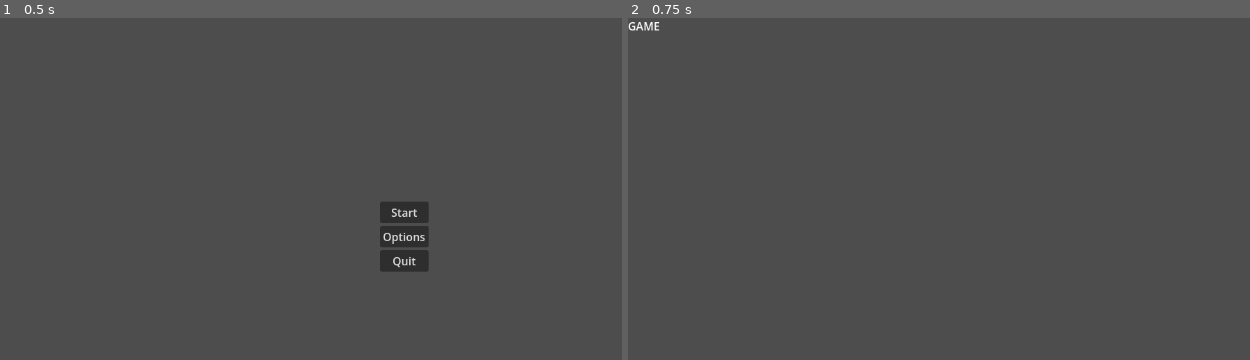
Above: before the commit, frames 1-2 (left to right).
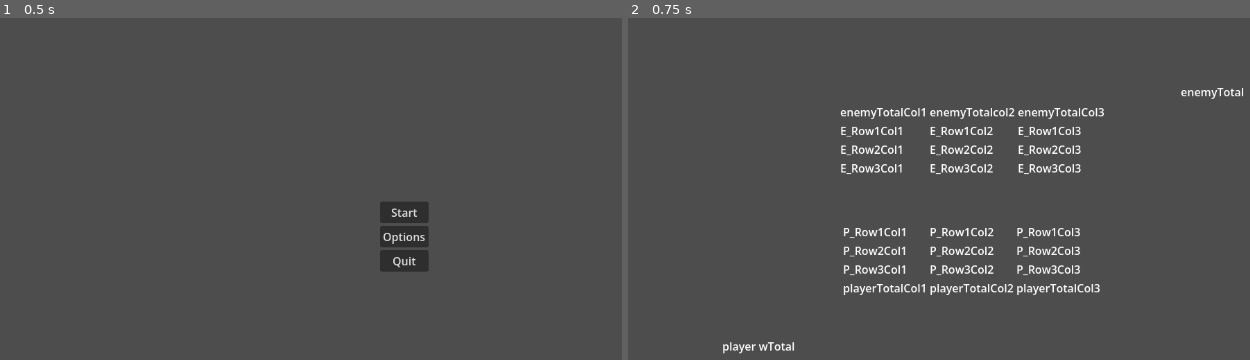
Above: after the commit, the same moments.

Repository: Freyjar/cotl-minigame
Game: Godot game, scene res://Scenes/MainMenu.tscn
The game is run twice, just before and just after one commit, with the same random seed, the same clock (stepped at 60 frames per second) and the same inputs.
Inputs:
- Up to frame 1 (0.5 s): no input
- Up to frame 2 (0.75 s): click "Start" at 0.5 s

Frame 1 is identical in both runs. In frame 2, 4.0% of the frame differs, in the area x 0-99%, y 1-99%.

Commit message:
Adding UI part2 late add

Diff:
--- a/Scenes/Game.tscn
+++ b/Scenes/Game.tscn
@@ -2,7 +2,137 @@
 
 [node name="Game" type="Node2D" unique_id=1590812212]
 
-[node name="Label" type="Label" parent="." unique_id=1525516143]
-offset_right = 40.0
-offset_bottom = 23.0
-text = "GAME"
+[node name="Control" type="Control" parent="." unique_id=58521286]
+layout_mode = 3
+offset_right = 1155.0
+offset_bottom = 643.0
+grow_horizontal = 2
+grow_vertical = 2
+
+[node name="PlayerTable" type="GridContainer" parent="Control" unique_id=1695570530]
+layout_mode = 0
+offset_left = 310.0
+offset_top = 297.0
+offset_right = 681.0
+offset_bottom = 401.0
+columns = 3
+
+[node name="Player_R1C1" type="Label" parent="Control/PlayerTable" unique_id=1942926210 groups=["Player_Col1"]]
+layout_mode = 2
+text = "P_Row1Col1"
+
+[node name="Player_R1C2" type="Label" parent="Control/PlayerTable" unique_id=1741745514 groups=["Player_Col2"]]
+layout_mode = 2
+text = "P_Row1Col2"
+
+[node name="Player_R1C3" type="Label" parent="Control/PlayerTable" unique_id=2144297219 groups=["Player_Col3"]]
+layout_mode = 2
+text = "P_Row1Col3"
+
+[node name="Player_R2C1" type="Label" parent="Control/PlayerTable" unique_id=187846301 groups=["Player_Col1"]]
+layout_mode = 2
+text = "P_Row2Col1"
+
+[node name="Player_R2C2" type="Label" parent="Control/PlayerTable" unique_id=775717516 groups=["Player_Col2"]]
+layout_mode = 2
+text = "P_Row2Col2"
+
+[node name="Player_R2C3" type="Label" parent="Control/PlayerTable" unique_id=1201529447 groups=["Player_Col3"]]
+layout_mode = 2
+text = "P_Row2Col3"
+
+[node name="Player_R3C1" type="Label" parent="Control/PlayerTable" unique_id=318855811 groups=["Player_Col1"]]
+layout_mode = 2
+text = "P_Row3Col1"
+
+[node name="Player_R3C2" type="Label" parent="Control/PlayerTable" unique_id=673777616 groups=["Player_Col2"]]
+layout_mode = 2
+text = "P_Row3Col2"
+
+[node name="Player_R3C3" type="Label" parent="Control/PlayerTable" unique_id=1845691634 groups=["Player_Col3"]]
+layout_mode = 2
+text = "P_Row3Col3"
+
+[node name="Player_Col1Total" type="Label" parent="Control/PlayerTable" unique_id=1243462711]
+layout_mode = 2
+text = "playerTotalCol1"
+
+[node name="Player_Col2Total" type="Label" parent="Control/PlayerTable" unique_id=1497432227]
+layout_mode = 2
+text = "playerTotalCol2"
+
+[node name="Player_Col3Total" type="Label" parent="Control/PlayerTable" unique_id=695367292]
+layout_mode = 2
+text = "playerTotalCol3"
+
+[node name="enemyTotal" type="Label" parent="Control" unique_id=1525516143]
+layout_mode = 0
+offset_left = 797.0
+offset_top = 95.0
+offset_right = 889.0
+offset_bottom = 118.0
+text = "enemyTotal"
+
+[node name="playerTotal" type="Label" parent="Control" unique_id=1936128398]
+layout_mode = 0
+offset_left = 136.0
+offset_top = 462.0
+offset_right = 241.0
+offset_bottom = 485.0
+text = "player wTotal"
+
+[node name="EnemyTable" type="GridContainer" parent="Control" unique_id=897679045]
+layout_mode = 0
+offset_left = 306.0
+offset_top = 124.0
+offset_right = 687.0
+offset_bottom = 228.0
+columns = 3
+
+[node name="Enemy_Col1Total" type="Label" parent="Control/EnemyTable" unique_id=1946099429]
+layout_mode = 2
+text = "enemyTotalCol1"
+
+[node name="Enemy_Col2Total" type="Label" parent="Control/EnemyTable" unique_id=1104136480]
+layout_mode = 2
+text = "enemyTotalcol2"
+
+[node name="Enemy_Col3Total" type="Label" parent="Control/EnemyTable" unique_id=1931166156]
+layout_mode = 2
+text = "enemyTotalCol3"
+
+[node name="Enemy_R1C1" type="Label" parent="Control/EnemyTable" unique_id=632244195 groups=["Enemy_Col1"]]
+layout_mode = 2
+text = "E_Row1Col1"
+
+[node name="Enemy_R1C2" type="Label" parent="Control/EnemyTable" unique_id=1906933158 groups=["Enemy_Col2"]]
+layout_mode = 2
+text = "E_Row1Col2"
+
+[node name="Enemy_R1C3" type="Label" parent="Control/EnemyTable" unique_id=115168544 groups=["Enemy_Col3"]]
+layout_mode = 2
+text = "E_Row1Col3"
+
+[node name="Enemy_R2C1" type="Label" parent="Control/EnemyTable" unique_id=1260330724 groups=["Enemy_Col1"]]
+layout_mode = 2
+text = "E_Row2Col1"
+
+[node name="Enemy_R2C2" type="Label" parent="Control/EnemyTable" unique_id=900006731 groups=["Enemy_Col2"]]
+layout_mode = 2
+text = "E_Row2Col2"
+
+[node name="Enemy_R2C3" type="Label" parent="Control/EnemyTable" unique_id=512854369 groups=["Enemy_Col3"]]
+layout_mode = 2
+text = "E_Row2Col3"
+
+[node name="Enemy_R3C1" type="Label" parent="Control/EnemyTable" unique_id=1970146556 groups=["Enemy_Col1"]]
+layout_mode = 2
+text = "E_Row3Col1"
+
+[node name="Enemy_R3C2" type="Label" parent="Control/EnemyTable" unique_id=987294131 groups=["Enemy_Col2"]]
+layout_mode = 2
+text = "E_Row3Col2"
+
+[node name="Enemy_R3C3" type="Label" parent="Control/EnemyTable" unique_id=553691791 groups=["Enemy_Col3"]]
+layout_mode = 2
+text = "E_Row3Col3"
